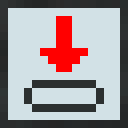
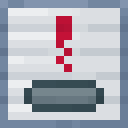
Layer changes from the first w=128, h=128 image to the second:
renamed "border" to "frame", blend normal → multiply, painted on it over [left=0, top=0, right=128, bottom=128]
renamed "arrow" to "icon", blend normal → multiply, painted on it over [left=40, top=16, right=88, bottom=72]
"drop tray": blend normal → multiply, painted on it over [left=24, top=80, right=104, bottom=112]
added layer "drop tray inside" (multiply, 90%) above "bg color" over [left=32, top=88, right=96, bottom=104]
renamed "bg" to "bg color", blend normal → color burn, painted on it over [left=0, top=0, right=128, bottom=128]
added layer "iron_block" over [left=0, top=0, right=128, bottom=128]
